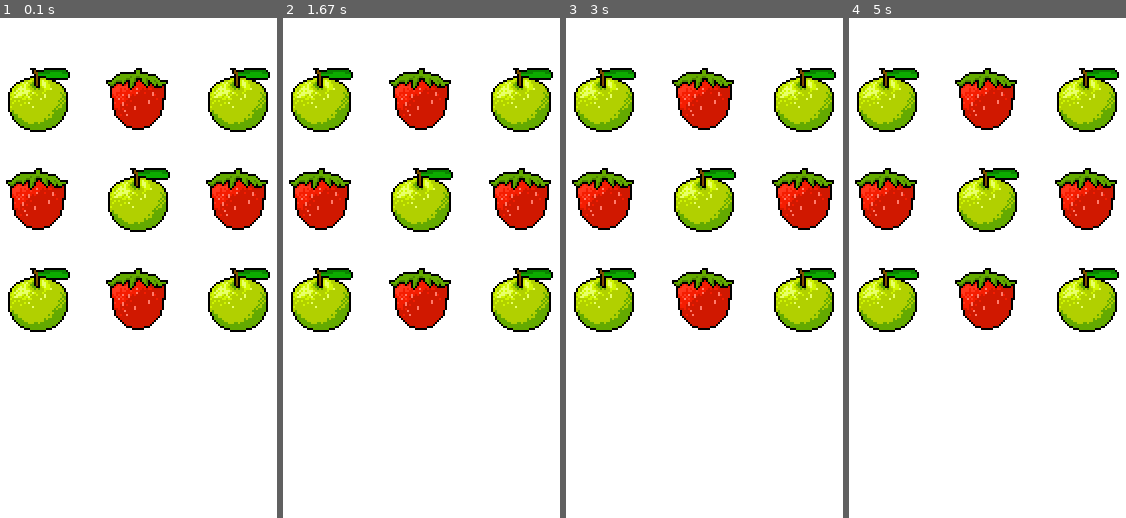
Above: before the commit, frames 1-4 (left to right).
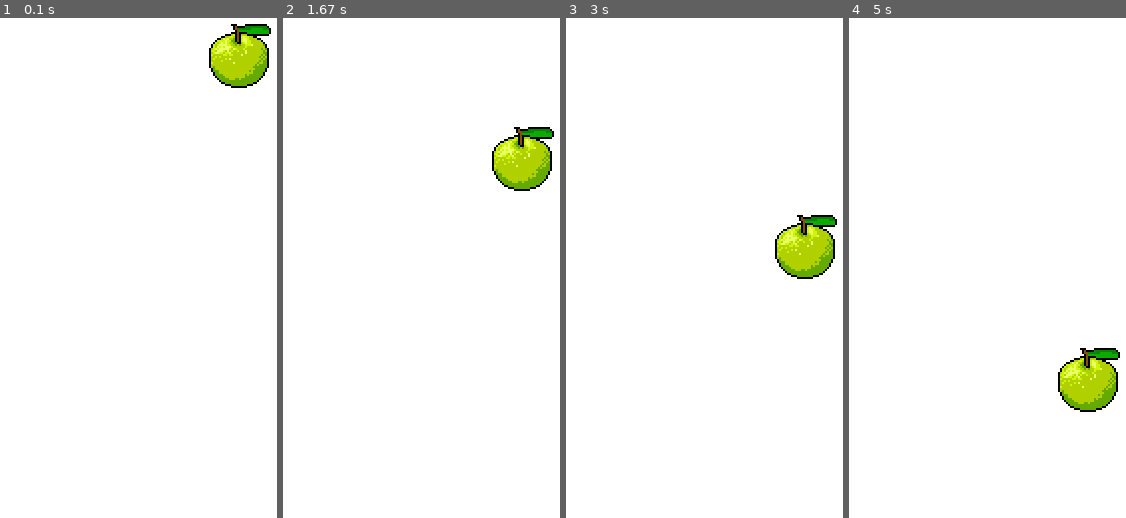
Above: after the commit, the same moments.

Repository: lawrence-ivan-reyes/pygame-tutorial
Game: pygame game, started from game.py
Same seed, same stepped clock (60 frames per second), same inputs: the game is played once before the commit and once after it.
Inputs:
- Up to frame 1 (0.1 s): no input
- Up to frame 2 (1.67 s): no input
- Up to frame 3 (3 s): no input
- Up to frame 4 (5 s): no input

The runs differ from the first frame. In frame 1, 21% of the frame differs, in the area x 2-98%, y 1-63%; in frame 2, 21%; in frame 3, 21%; in frame 4, 21%, in the area x 2-98%, y 10-79%.

Commit message:
added Apple subclass, move & reset methods

Diff:
--- a/game.py
+++ b/game.py
@@ -1,7 +1,10 @@
 import pygame
+from random import randint
+
 pygame.init()
 
 screen = pygame.display.set_mode((500, 500))
+clock = pygame.time.Clock()
 
 class GameObject(pygame.sprite.Sprite):
     def __init__(self, x, y, image):
@@ -13,22 +16,23 @@
     def render(self, screen):
         screen.blit(self.surf, (self.x, self.y))
 
-apple = './images/apple.png'
-strawberry = './images/strawberry.png'
+class Apple(GameObject):
+    def __init__(self):
+        x = randint(50, 400)
+        super(Apple, self).__init__(x, 0, './images/apple.png')
+        self.dy = (randint(0, 200) / 100) + 1
 
-objects = [
-    GameObject(50, 50, './images/apple.png'), # row 1
-    GameObject(150, 50, './images/strawberry.png'),
-    GameObject(250, 50, './images/apple.png'),
+    def move(self):
+        # self.x += self.dx
+        self.y += self.dy
+        if self.y > 500:
+            self.reset()
 
-    GameObject(50, 150, './images/strawberry.png'), #row 2
-    GameObject(150, 150, './images/apple.png'),
-    GameObject(250, 150, './images/strawberry.png'),
+    def reset(self):
+        self.x = randint(50, 400)
+        self.y = -64
 
-    GameObject(50, 250, './images/apple.png'), # row 3
-    GameObject(150, 250, './images/strawberry.png'),
-    GameObject(250, 250, './images/apple.png')
-]
+apple = Apple()
 
 running = True
 while running:
@@ -38,12 +42,10 @@
 
     screen.fill((255, 255, 255))
 
-    # apple.render(screen)
-    # strawberry.render(screen)
-
-    for obj in objects:
-        obj.render(screen) # added to render every GameObject in the list for challegne 2
+    apple.move()
+    apple.render(screen)
 
     pygame.display.flip()
+    clock.tick(60)
 
 pygame.quit()
